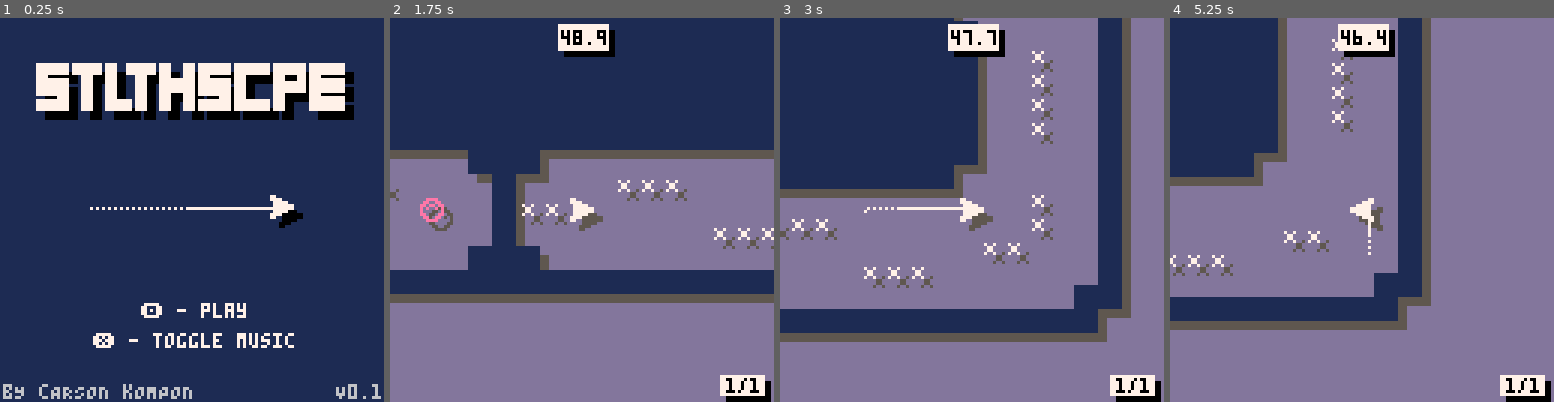
Above: before the commit, frames 1-4 (left to right).
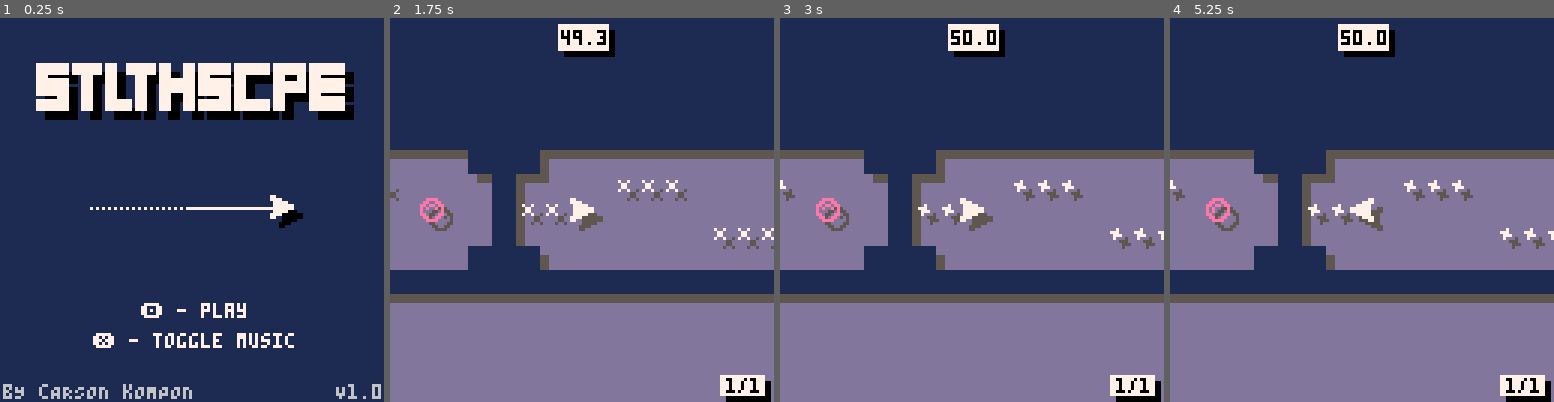
Above: after the commit, the same moments.

Repository: AndreasWebdev/StealthscapeSite
Game: PICO-8 cartridge pico8/stealthscape.p8
Two runs of this game, one before a commit and one after it. Both use one fixed random seed, a clock stepped at 60 frames per second and the inputs below.
Inputs:
- Up to frame 1 (0.25 s): no input
- Up to frame 2 (1.75 s): tap X (X key) at 0.33, 1.07 s; tap O (Z key) at 0.7, 1.7 s; hold Right from 1.6 s (still down)
- Up to frame 3 (3 s): tap X (X key) at 1.85, 2.97 s; release Right at 2.1 s; tap O (Z key) at 2.1, 2.5, 2.9 s; hold Up 2.15-2.42 s; hold Right from 2.47 s (still down)
- Up to frame 4 (5.25 s): release Right at 3.03 s; hold Left 3.08-3.58 s; tap O (Z key) every 0.4 s from 3.3 to 4.9 s; hold Down 3.63-3.97 s; hold Right 4.02-4.68 s; tap X (X key) at 4.08, 5.2 s; hold Up 4.73-5.03 s; hold Left from 5.08 s (still down)

The runs differ from the first frame. In frame 1, 0.1% of the frame differs, in the area x 90-100%, y 95-99%; in frame 2, less than 0.1%; in frame 3, 42%; in frame 4, 45%, in the area x 0-100%, y 0-82%.

Commit message:
Stealthscape PICO-8 v1.0

Diff:
--- a/pico8/stealthscape.p8
+++ b/pico8/stealthscape.p8
@@ -5,12 +5,13 @@
 --by carson kompon
 t=0
 function _init()
-	gamever="V0.1"
+	gamever="V1.0"
 	cartdata("carsonk_stlthscp")
 	menuitem(1, "return to title", return_to_title)
 	music(0,10000)
 	igm=false
 	mus=true
+	carsos=false
 end
 
 function init_game()
@@ -47,15 +48,37 @@
 			obj_behaviour()
 			obj_collisions()
 
+			if btnp(❎) then
+				clear_map()
+				load_stage(stagenum)
+			end
+
 		else
 			--retry
 			if btn(❎) or btn(🅾️) then
-				if btn(🅾️) then
-					if(not dead) stagenum+=1
+				--init carsos after final stage
+				if btnp(🅾️) and not carsos and win and stagenum==15 then
+					music(13)
+					sfx(29)
+					carsos=true
+					--cARSos
+					costxt=
+					[[ ::              ::  ::
+:    :: ::   :: : : :
++   + + + + +   + + +++
++   +++ +++   + + +   +
+ ## # # # # ##  ##  ##]]
+					costxt=costxt.."\n\nV0.5.2.5 BUILD 2000\n\n"
+					igm=false
+					t=0
+				else
+					if btn(🅾️) then
+						if(not dead) stagenum+=1
+					end
+						if(stagenum > #stages) stagenum = #stages
+						clear_map()
+						load_stage(stagenum)
 				end
-				if(stagenum > #stages) stagenum = #stages
-				clear_map()
-				load_stage(stagenum)
 			end
 		end
 
@@ -96,7 +119,8 @@
 		--music looping
 		if(mus and stat(24) == -1) music(4,0,7)
 
-	else --menu update
+	--menu update
+	elseif not carsos then
 
 		if btnp(❎) then
 			if stat(24) == -1 then music(0,10000)
@@ -107,7 +131,21 @@
 			init_game()
 			igm=true
 		end
-
+	--carsos update
+	else
+		t+=1
+		if t==60 then
+			costxt=costxt.."yOU HAVE COMPLETED THE pico-8\ndEMAKE OF sTEALTHSCAPE!\n\n"
+		elseif t==60*5 then
+			costxt=costxt.."iF YOU ENJOYED, CONSIDER\nCHECKING OUT\nsTEALTHSCAPE ON sTEAM ♥\n\n"
+		elseif t==60*10 then
+			costxt=costxt.."tHANKS FOR pLAYING!\npRESS 🅾️/❎ TO RETURN TO TITLE\n\nWWW.STEALTHSCAPE.NET"
+		end
+		if t > 60*10 then
+			if btnp(🅾️) or btnp(❎) then
+				return_to_title()
+			end
+		end
 	end
 end
 
@@ -158,6 +196,7 @@
 	music(-1)
 	if(mus) music(0,10000)
 	igm=false
+	carsos=false
 end
 -->8
 --ship code
@@ -380,6 +419,7 @@
 
 function load_stage(num)
 	highscore=false
+	carsos=false
 	init_ship()
 	coins={}
 	mines={}
@@ -469,7 +509,7 @@
 	-1111111111111111111111111111111111111-
 	11-----------------------------------11
 	1-----------222-----222-----222-------1
-	1---22-3-----------------------3-22---1
+	1---22--3---------------------3--22---1
 	1--2----222-----222-----222--------2--1
 	1--2-------------------------------2--1
 	1------1111111111111111111111111------1
@@ -578,6 +618,102 @@
 
 	--2/1
 	add(stages,{
+	w=17,h=29,btns=3,ddly=60,stage=[[
+	11111111111111111
+	1-------u-------1
+	1--22222222222--1
+	1l-22222222222-r1
+	1--22222222222--1
+	1---------------1
+	11111-------11111
+	----11-----11----
+	-----1-----1-----
+	-----1-----1-----
+	-----1-222-1-----
+	-----1-222-1-----
+	-----1-222-1-----
+	-----1-222-1-----
+	-----1-222-1-----
+	-----1-----1-----
+	-----1-----1-----
+	-----1--7--1-----
+	-----1-----1-----
+	-----1-----1-----
+	-----13-3-31-----
+	-----1--2--1-----
+	-----1222221-----
+	-----1-222-1-----
+	-----12---21-----
+	-----1444441-----
+	-----------------
+	-----------------
+	--------6--------
+	]]})
+
+	--2/2
+	add(stages,{
+	w=18,h=25,ldly=60,stage=[[
+	111111111111111111
+	1-------222222---1
+	12---------------1
+	122-----------7--1
+	12---------------1
+	1-------222222---1
+	1-----111111111111
+	1----11-----------
+	12222j1-----------
+	1----11-----------
+	1---221-----------
+	11--221-----------
+	1;22221-----------
+	11--221-----------
+	1---221-----------
+	1----11-----------
+	12222j1-----------
+	1----11-----------
+	1-----111111111111
+	1----------------1
+	12--------22-----1
+	122------2222-6--1
+	12--------22-----1
+	1----------------1
+	111111111111111111
+	]]})
+
+	--2/3
+	add(stages,{
+	w=19,h=27,btns=2,ldly=60,stage=[[
+	-111111111111111111
+	-1-22------2222---1
+	-12222------------1
+	-12222------3----r1
+	-1-22-------------1
+	-1---------2222---1
+	-1-----111111111111
+	112---21-----------
+	1;-----1-----------
+	112---21-----------
+	-1-----111111111111
+	-1--2-------4-----1
+	-1--2-------4-----1
+	-1--7-------4--6--1
+	-1--2-------4-----1
+	-1--2-------4-----1
+	-1-----111111111111
+	112---21-----------
+	1;-----1-----------
+	112---21-----------
+	-1-----111111111111
+	-1---------2222---1
+	-1-22-------------1
+	-12222------3----r1
+	-12222------------1
+	-1-22------2222---1
+	-111111111111111111
+	]]})
+
+	--2/4
+	add(stages,{
 	w=70,h=9,ddly=45,stage=[[
 	-------------------------------------111111111111111111111111111111111
 	11111111111111111-------------------11-----22---3--2----3--222-------1
@@ -590,7 +726,71 @@
 	-------------------------------------111111111111111111111111111111111
 	]]})
 
-	--2/2
+	--2/5
+	add(stages,{
+	w=45,h=31,ddly=45,stage=[[
+	111111111111111111111111111111111111111111111
+	1--------------------3---------2222222------1
+	1--------------------3----------22222-------1
+	1--------222--------------------------------1
+	1------------------22222----------3---------1
+	1-----------------2222222---------3---------1
+	1--2--111111111111111111111111111111111-----1
+	1--2--1-------------------------------1-----1
+	1--2--1--------------------222--------1-----1
+	1-----1-------------3------222-----3--1---2-1
+	1-----1--------------------222--------1--2--1
+	1-----1-------------------------------1-2---1
+	1----21-222-111111111111111111111-----1-----1
+	1----21-222-1------2222---------1-----1-----1
+	1----21-222-1-------------------1-----1-----1
+	1----21-----1--75-------222-----1-----1-----1
+	1----21-----1-------------------1-----1-----1
+	1----21--3--1-----------------221--2--1--2--1
+	1----21-----111111111111111---221-222-1-222-1
+	1-----1-------------------1-----1-222-1-222-1
+	1-----1-------------------12----1-222-1-222-1
+	1--2--1-----22222222---6--12-3--1--2--1--2--1
+	1--2--1-------------------12----1-----1-----1
+	1--2--1-------------------1-----1-----1-----1
+	1-----111111111111111111111---221-----1-----1
+	1-----3-----------------------221-----------1
+	1-2-----------2222--------------1-----------1
+	1--2---------222222-----222-----1-----------1
+	1---2---------2222--------------1-----3-----1
+	1-----3-------------------------1-----------1
+	111111111111111111111111111111111111111111111
+	]]})
+
+	--3/1
+	add(stages,{
+	w=41,h=23,btns=2,ddly=60,stage=[[
+	------------------11111------------------
+	------------------1-u-1------------------
+	-----------------11---11-----------------
+	--------------11113---311111-------------
+	-------------112----------211------------
+	-------------122----------221------------
+	-------------1--------------1------------
+	-------------13------------31------------
+	------------11-------------31------------
+	-----------11--2---------2--1111111111111
+	111111111111--22---222---22----4-----2221
+	1-7----5----2222---232---222---42222-2621
+	111111111111--22---222---22----4-----2221
+	-----------11--2---------2--1111111111111
+	------------11-------------31------------
+	-------------13------------31------------
+	-------------1--------------1------------
+	-------------122----------221------------
+	-------------112----------211------------
+	--------------11113---311111-------------
+	-----------------11---11-----------------
+	------------------1-d-1------------------
+	------------------11111------------------
+	]]})
+
+	--3/2
 	add(stages,{
 	w=40,h=21,btns=1,ddly=120,stage=[[
 	1111111111111111111111111111111111111111
@@ -616,7 +816,7 @@
 	--------11111111111111111111111111111111
 	]]})
 
-	--2/3
+	--3/3
 	add(stages,{
 	w=60,h=17,btns=1,ldly=140,ddly=60,stage=[[
 	------------------------111111111111111111111111111---------
@@ -638,7 +838,7 @@
 	------------------------1111111-------------1111111---------
 	]]})
 
-	--2/4
+	--3/4
 	add(stages,{
 	w=78,h=19,ldly=60,stage=[[
 	111111111111111111------------------------------------------------------------
@@ -662,7 +862,7 @@
 	------111111111111111111111111111111111---------------------------------------
 	]]})
 
-	--2/5
+	--3/5
 	add(stages,{
 	w=74,h=9,btns=1,ldly=60,stage=[[
 	--------------------------------------------------111111111111111---------
@@ -675,14 +875,14 @@
 	111111111111111111111111111111111111111111111111111i11i11111i11i111111111-
 	--------------------------------------------------111111111111111---------
 	]]})
-
 end
 -->8
 --draw code
 function _draw()
  cls()
  rectfill(0,0,10240,5120,13)
-	if not igm then draw_menu()
+	if not igm and not carsos then draw_menu()
+	elseif not igm and carsos then draw_carsos()
 	else draw_game() end
 end
 
@@ -707,6 +907,14 @@
 	color(6)
 	print("bY cARSON kOMPON",1,127-5)
 	print(gamever,128-#gamever*4,127-5)
+end
+
+--draw carsos
+function draw_carsos()
+	camera(0,0)
+	rectfill(0,0,127,127,0)
+	color(7)
+	print(costxt)
 end
 
 --in-game
Not shown, changed: the music (__music__) section of pico8/stealthscape.p8
Not shown, changed: the sound effects (__sfx__) section of pico8/stealthscape.p8
Not shown, changed: pico8/stealthscape.js
